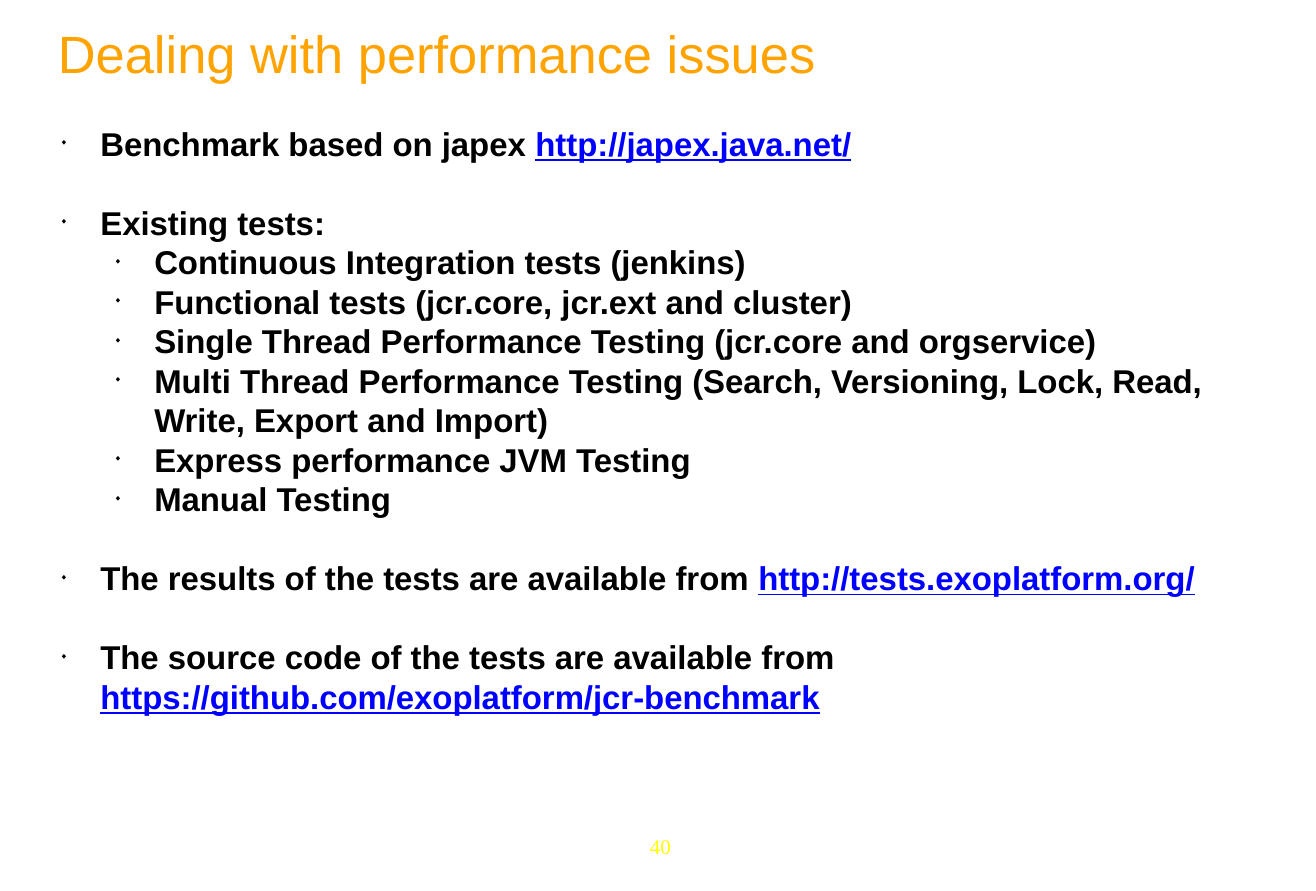
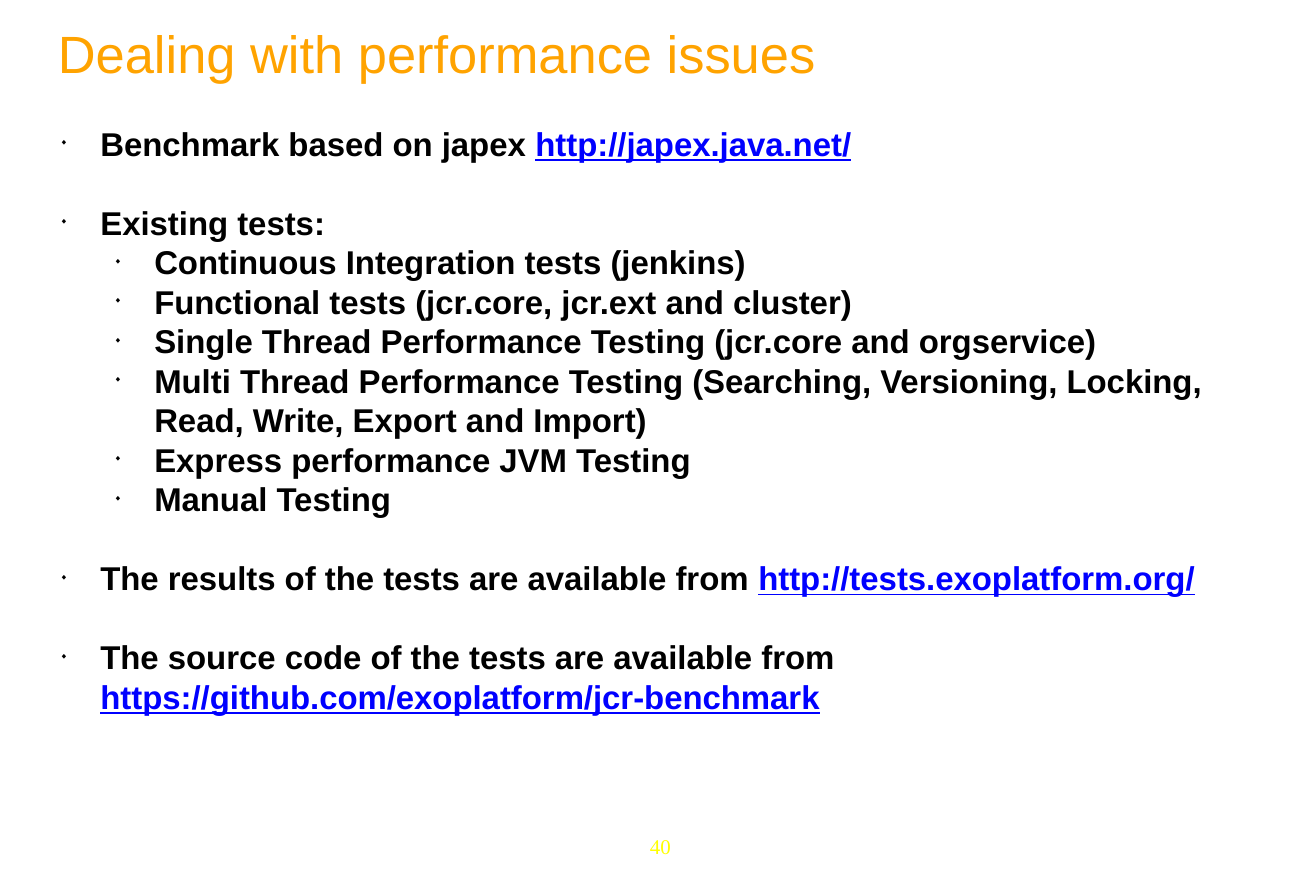
Before and after one commit to anhvurz90/training, a slide deck: slide 40 of JPP6-JCR/Day-4.pptx. Drawn at 1316x891 pixels with LibreOffice and Linux fonts; fonts in the diff are those of the drawing; background and template pictures are left out. Boxes give left, top, right and bottom in pixels: in the first picture for what was removed or moved away, otherwise in the second. Text is boxed around its words. In the diff, an @@ line names an element or a change of style, - is before the commit and + after.

```diff
--- a/JPP6-JCR/Day-4.pptx
+++ b/JPP6-JCR/Day-4.pptx
@@ text at (154, 369, 1202, 439): text changed @@
-  ◆ Multi Thread Performance Testing (Search, Versioning, Lock, Read, Write, Export and Import)
+  ◆ Multi Thread Performance Testing (Searching, Versioning, Locking, Read, Write, Export and Import)
```
Also in this commit, not shown: 1 other slide changed, 1 other file.
